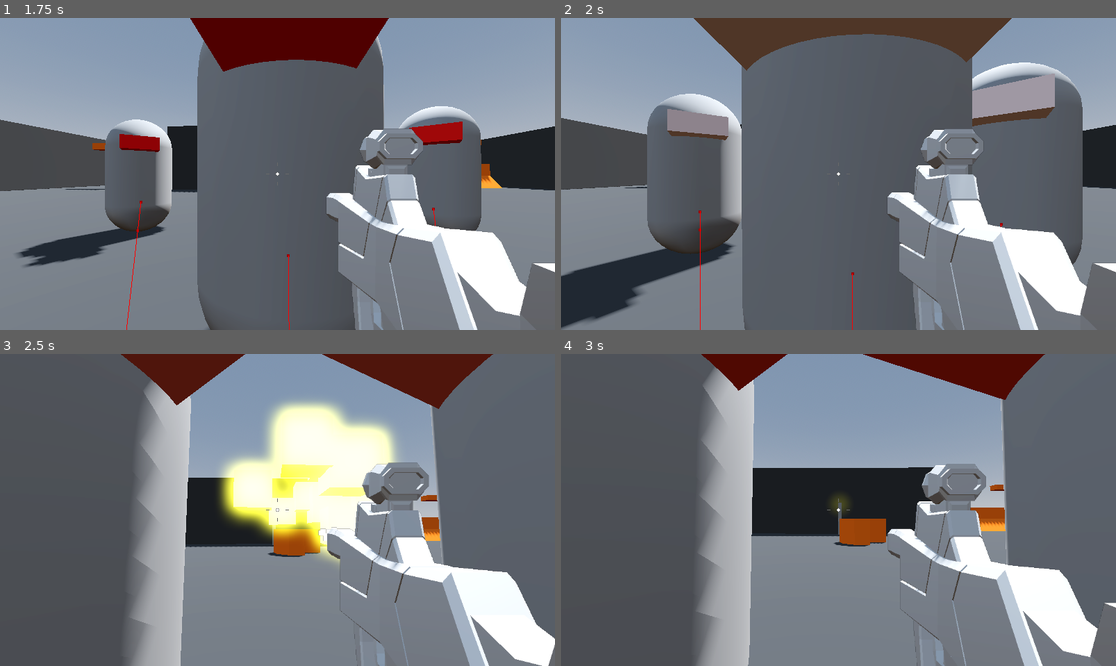
Above: before the commit, frames 1-4 (two rows, left to right).
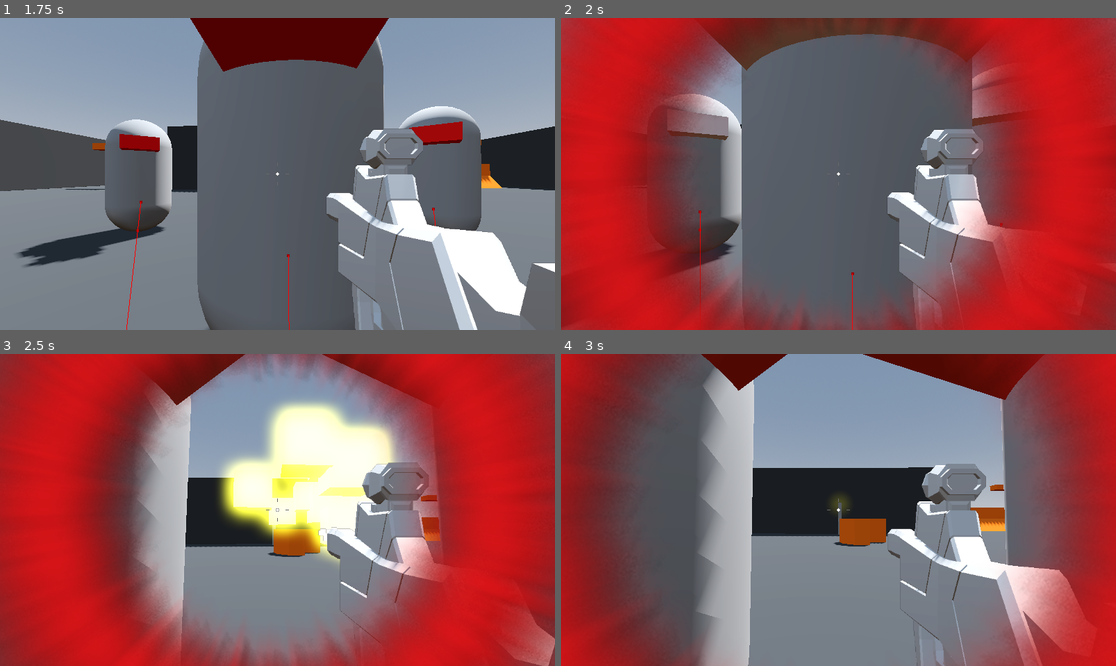
Above: after the commit, the same moments.

Repository: AlexanderMendivil/robo-rampage
Game: Godot game, scene res://levels/SandBox.tscn
Two runs of this game, one before a commit and one after it. Both use one fixed random seed, a clock stepped at 60 frames per second and the inputs below.
Inputs (mouse positions are in pixels of both pictures, inside the frame that each line leads up to):
- Up to frame 1 (1.75 s): move the mouse to (305, 174) at 0.52 s; press the mouse at (305, 174) at 0.53 s; hold W (move_forward) from 0.53 s (still down); tap Space (jump) at 0.77, 1.52 s; move the mouse to (249, 174) at 1.27 s; release the mouse at (249, 174) at 1.28 s; click (249, 174) at 1.35 s
- Up to frame 2 (2 s): keep holding W (move_forward)
- Up to frame 3 (2.5 s): keep holding W (move_forward); move the mouse to (288, 503) at 2.02 s; press the mouse at (288, 503) at 2.03 s
- Up to frame 4 (3 s): keep holding W (move_forward); move the mouse to (832, 516) at 2.77 s; release the mouse at (832, 516) at 2.78 s; click (832, 516) at 2.85 s

Frame 1 is identical in both runs. In frame 2, 58% of the frame differs, in the area x 0-100%, y 0-100%; in frame 3, 63%; in frame 4, 31%.

Commit message:
hitting animartion

Diff:
--- a/player/player.gd
+++ b/player/player.gd
@@ -8,10 +8,14 @@
 # Get the gravity from the project settings to be synced with RigidBody nodes.
 var gravity = ProjectSettings.get_setting("physics/3d/default_gravity")
 @onready var camera_pivot = $CameraPivot
+@onready var animation_player = $AnimationPlayer
 
 var mouse_motion := Vector2.ZERO
 var hitpoint:float = max_hitpoints:
 	set(value):
+		if value < hitpoint:
+			animation_player.stop(false)
+			animation_player.play("TakeDamage")
 		hitpoint = value
 		if hitpoint <= 0:
 			get_tree().quit()
--- a/player/player.tscn
+++ b/player/player.tscn
@@ -1,13 +1,74 @@
-[gd_scene load_steps=7 format=3 uid="uid://u7ytgrl0kr0s"]
+[gd_scene load_steps=11 format=3 uid="uid://u7ytgrl0kr0s"]
 
 [ext_resource type="Script" path="res://player/player.gd" id="1_8pwgk"]
 [ext_resource type="Script" path="res://player/SmoothCamera.gd" id="2_dw4v6"]
 [ext_resource type="Script" path="res://player/Crosshair.gd" id="3_74rnx"]
 [ext_resource type="PackedScene" uid="uid://ct0qy22h65r4v" path="res://weapons/smg.tscn" id="3_msyvl"]
+[ext_resource type="Texture2D" uid="uid://don56hothsi0o" path="res://player/damage.png" id="5_qly6h"]
 
 [sub_resource type="CapsuleMesh" id="CapsuleMesh_gn0ah"]
 
 [sub_resource type="CapsuleShape3D" id="CapsuleShape3D_sf48n"]
+
+[sub_resource type="Animation" id="Animation_k1mkt"]
+length = 0.001
+tracks/0/type = "value"
+tracks/0/imported = false
+tracks/0/enabled = true
+tracks/0/path = NodePath("DamageTexture:scale")
+tracks/0/interp = 1
+tracks/0/loop_wrap = true
+tracks/0/keys = {
+"times": PackedFloat32Array(0),
+"transitions": PackedFloat32Array(1),
+"update": 0,
+"values": [Vector2(1, 1)]
+}
+tracks/1/type = "value"
+tracks/1/imported = false
+tracks/1/enabled = true
+tracks/1/path = NodePath("DamageTexture:visible")
+tracks/1/interp = 1
+tracks/1/loop_wrap = true
+tracks/1/keys = {
+"times": PackedFloat32Array(0),
+"transitions": PackedFloat32Array(1),
+"update": 1,
+"values": [false]
+}
+
+[sub_resource type="Animation" id="Animation_lve2e"]
+resource_name = "TakeDamage"
+tracks/0/type = "value"
+tracks/0/imported = false
+tracks/0/enabled = true
+tracks/0/path = NodePath("DamageTexture:visible")
+tracks/0/interp = 1
+tracks/0/loop_wrap = true
+tracks/0/keys = {
+"times": PackedFloat32Array(0, 0.4),
+"transitions": PackedFloat32Array(1, 1),
+"update": 1,
+"values": [true, false]
+}
+tracks/1/type = "value"
+tracks/1/imported = false
+tracks/1/enabled = true
+tracks/1/path = NodePath("DamageTexture:scale")
+tracks/1/interp = 1
+tracks/1/loop_wrap = true
+tracks/1/keys = {
+"times": PackedFloat32Array(0, 0.4),
+"transitions": PackedFloat32Array(1, 1),
+"update": 0,
+"values": [Vector2(1, 1), Vector2(1.5, 1.5)]
+}
+
+[sub_resource type="AnimationLibrary" id="AnimationLibrary_plffk"]
+_data = {
+"RESET": SubResource("Animation_k1mkt"),
+"TakeDamage": SubResource("Animation_lve2e")
+}
 
 [node name="Player" type="CharacterBody3D" groups=["PLAYER"]]
 script = ExtResource("1_8pwgk")
@@ -60,3 +121,18 @@
 transform = Transform3D(1, 0, 0, 0, 0.997989, 0.0633828, 0, -0.0633828, 0.997989, 0, 0.5, 0)
 cull_mask = 2
 fov = 40.0
+
+[node name="DamageTexture" type="TextureRect" parent="."]
+visible = false
+anchors_preset = 15
+anchor_right = 1.0
+anchor_bottom = 1.0
+grow_horizontal = 2
+grow_vertical = 2
+pivot_offset = Vector2(576, 324)
+texture = ExtResource("5_qly6h")
+
+[node name="AnimationPlayer" type="AnimationPlayer" parent="."]
+libraries = {
+"": SubResource("AnimationLibrary_plffk")
+}
Binary file added: player/damage.png
Not shown, added: player/damage.png.import
